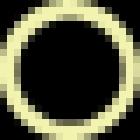
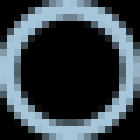
Layered file, before and after one edit (w=140, h=140). Changes by layer:
painted on "Shape 1" over [0,0,140,140]
